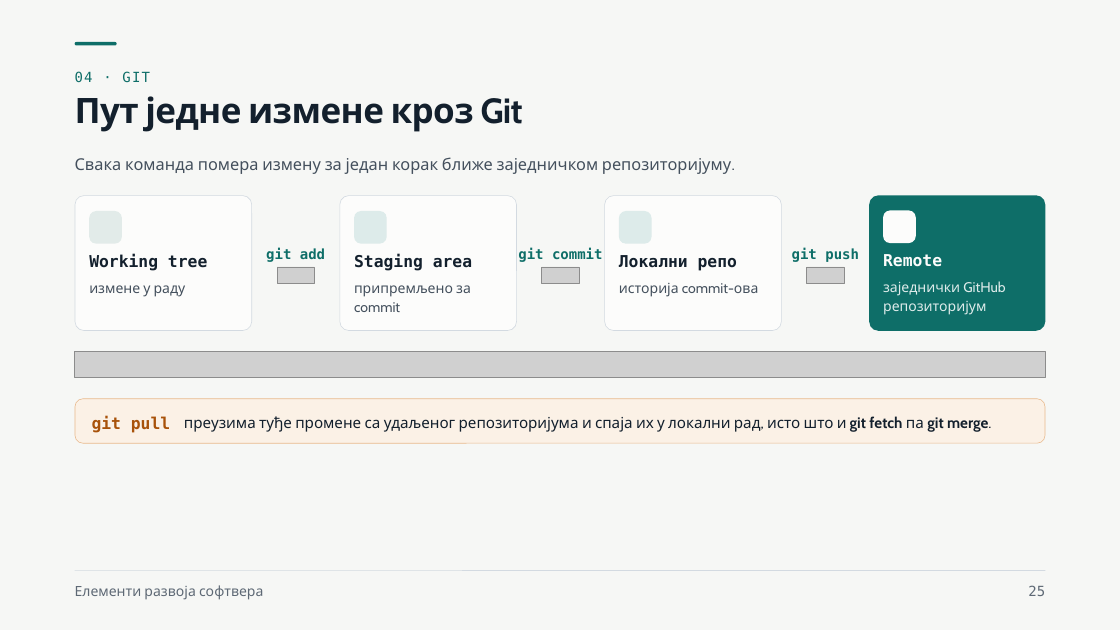
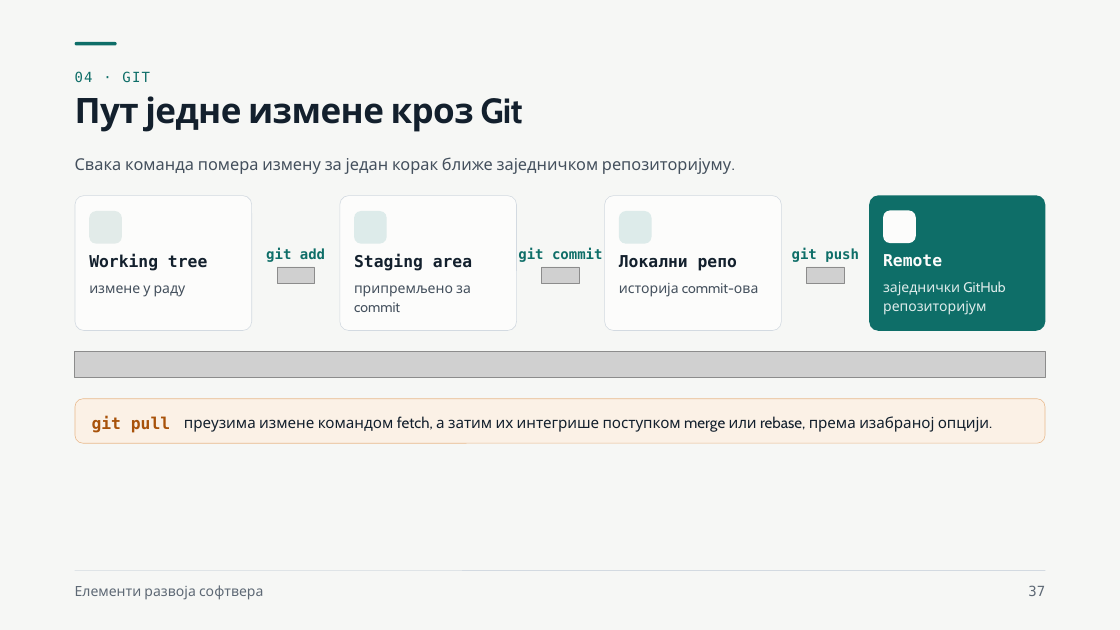
Before and after one commit to owlCoder/ftn-nastavni-portal, a slide deck: slide 37 of public/downloads/ers-prezentacije/01_Zahtevi_backlog_i_Git.pptx (slide 25 before the commit). Drawn at 1120x630 pixels with LibreOffice and Linux fonts; fonts in the diff are those of the drawing; grey boxes stand for pictures; background and template pictures are left out. Boxes give left, top, right and bottom in pixels: in the first picture for what was removed or moved away, otherwise in the second. Text is boxed around its words. In the diff, an @@ line names an element or a change of style, - is before the commit and + after.

```diff
--- a/public/downloads/ers-prezentacije/01_Zahtevi_backlog_i_Git.pptx
+++ b/public/downloads/ers-prezentacije/01_Zahtevi_backlog_i_Git.pptx
@@ text at bbox=[184, 416, 989, 432]: text changed @@
-преузима туђе промене са удаљеног репозиторијума и спаја их у локални рад, исто што и git fetch па git merge.
+преузима измене командом fetch, а затим их интегрише поступком merge или rebase, према изабраној опцији.
@@ text at bbox=[1028, 585, 1045, 596]: text changed @@
-25
+37
```
Also in this commit, not shown: 13 other slides changed, 22 slides added, 32 other files.
